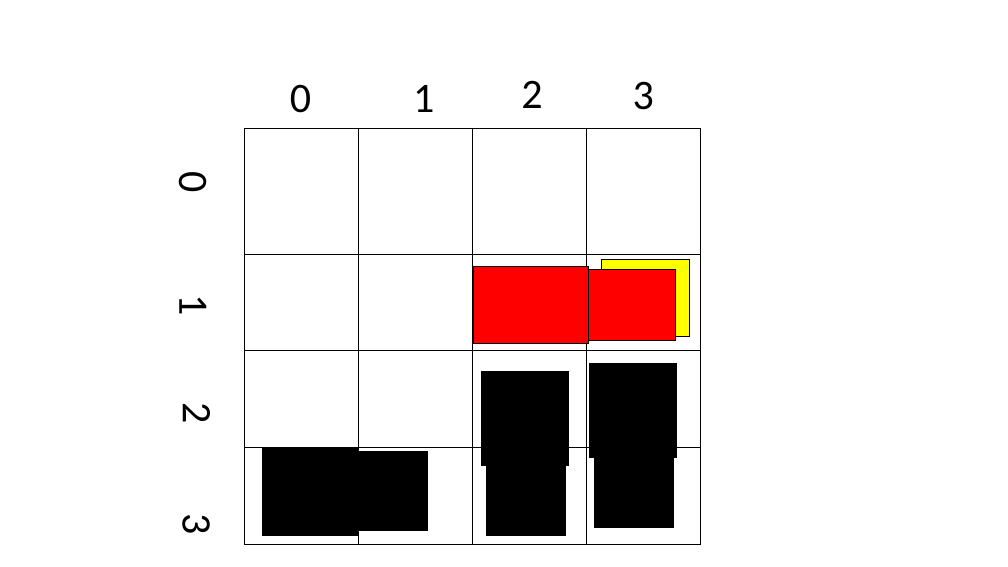
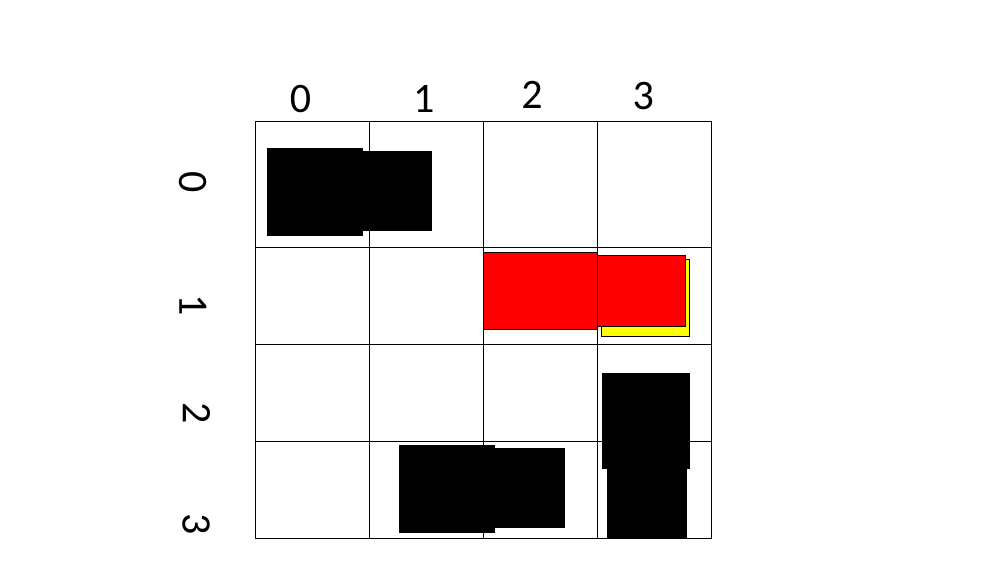
Before and after one commit to jakenieto/logic-final-project, a slide deck: slide 2 of modelGraphics/model1Graphic.pptx. Drawn at 1008x567 pixels with LibreOffice and Linux fonts; fonts in the diff are those of the drawing. Boxes give left, top, right and bottom in pixels: in the first picture for what was removed or moved away, otherwise in the second. Text is boxed around its words. In the diff, an @@ line names an element or a change of style, - is before the commit and + after.

```diff
--- a/modelGraphics/model1Graphic.pptx
+++ b/modelGraphics/model1Graphic.pptx
@@ table: place and size @@
-table at [245,129,702,545]
+table at [256,122,712,538]
@@ rotation 0 to 270 degrees in 4 elements at [494,449,564,527], [268,148,363,236], [400,445,495,533], [362,152,432,230] @@
@@ rectangle: place and size @@
-rectangle at [474,266,589,344]
+rectangle at [483,253,598,330]
@@ rectangle: place and size @@
-rectangle at [589,269,677,341]
+rectangle at [598,255,686,327]
@@ rectangle at [603,374,690,468]: rotation 270 to 0 degrees @@
@@ rectangle at [608,468,687,538]: rotation 270 to 0 degrees @@
```
Also in this commit, not shown: 3 other files.
